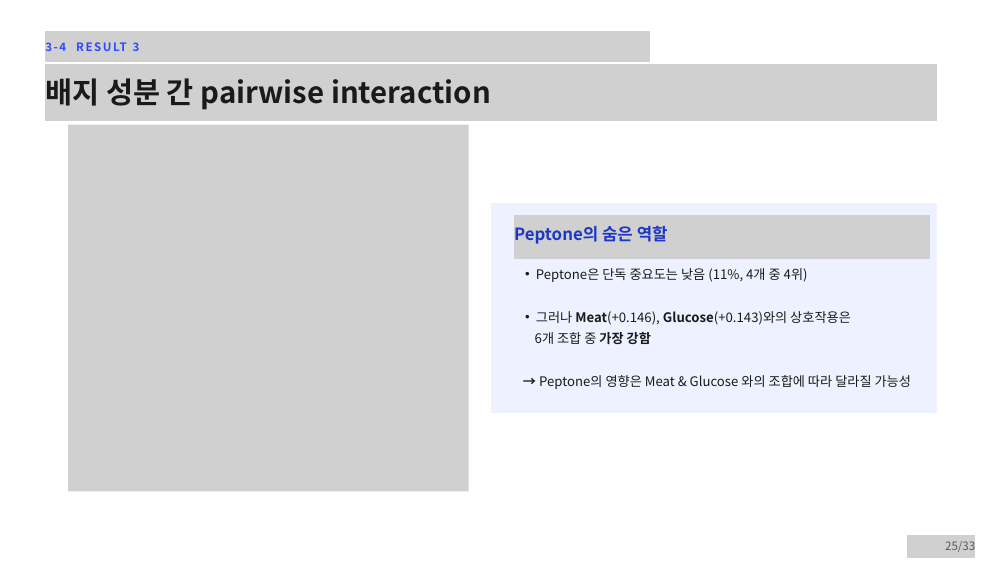
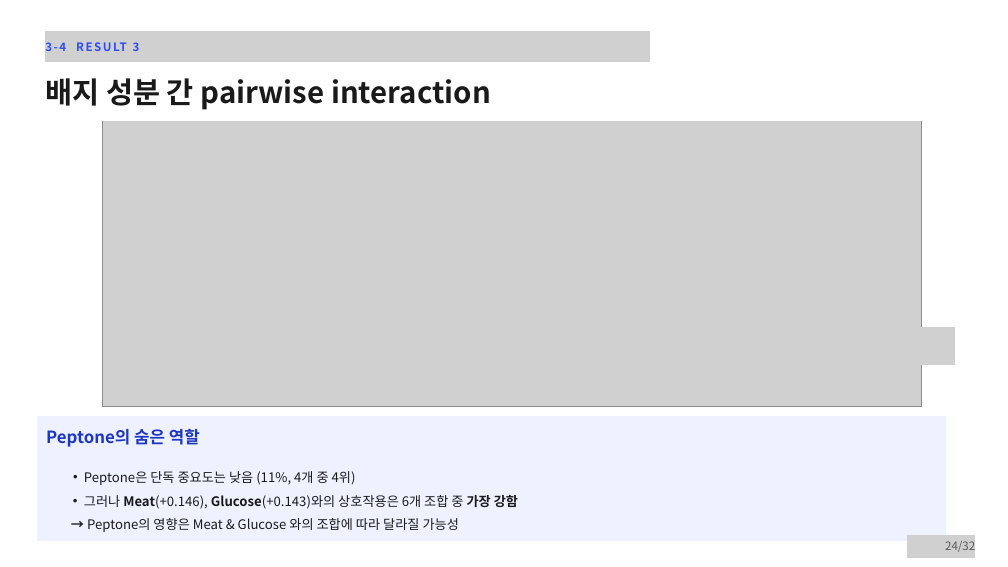
Before and after one commit to youngPath12/microbiom-team-1, a slide deck: slide 24 of 오믹스,마이크로바이옴_Team 1.pptx (slide 25 before the commit). Drawn at 1008x567 pixels with LibreOffice and Linux fonts; fonts in the diff are those of the drawing; grey boxes stand for pictures. Boxes give left, top, right and bottom in pixels: in the first picture for what was removed or moved away, otherwise in the second. Text is boxed around its words. In the diff, an @@ line names an element or a change of style, - is before the commit and + after.

```diff
--- a/오믹스,마이크로바이옴_Team 1.pptx
+++ b/오믹스,마이크로바이옴_Team 1.pptx
@@ rectangle "배지 성분 간 pairwise interaction": place and size @@
-rectangle "배지 성분 간 pairwise interaction" at <box>45,78,491,110</box>
+rectangle "배지 성분 간 pairwise interaction" at <box>45,64,937,121</box>
@@ rectangle "배지 성분 간 pairwise interaction" at <box>45,64,937,121</box>: fill none to #FFFFFF @@
@@ picture removed at <box>45,64,937,121</box> @@
@@ freeform shape added at <box>45,64,937,121</box>, fill #FFFFFF @@
@@ picture added at <box>102,75,922,406</box> @@
@@ picture removed at <box>68,125,469,492</box> @@
@@ picture removed at <box>514,215,930,253</box> @@
@@ picture: place and size @@
-picture at <box>514,222,930,260</box>
+picture at <box>539,327,955,365</box>
@@ freeform shape: place and size @@
-freeform shape at <box>491,203,937,413</box>
+freeform shape at <box>37,416,946,541</box>
@@ text "Peptone의 숨은 역할": place and size @@
-text "Peptone의 숨은 역할" at <box>514,226,668,244</box>
+text "Peptone의 숨은 역할" at <box>46,429,200,447</box>
@@ text "Peptone은 단독 중요도는 낮음 (11%, ...": place and size @@
-text "Peptone은 단독 중요도는 낮음 (11%, ..." at <box>535,268,911,389</box>
+text "Peptone은 단독 중요도는 낮음 (11%, ..." at <box>84,471,518,532</box>
@@ text at <box>84,471,459,532</box>: line spacing 30.4pt to 1.5 @@
@@ text at <box>84,495,518,509</box>: text changed @@
-  • 그러나 Meat(+0.146), Glucose(+0.143)와의 상호작용은
-6개 조합 중 가장 강함
+  • 그러나 Meat(+0.146), Glucose(+0.143)와의 상호작용은 6개 조합 중 가장 강함
@@ text at <box>945,541,975,552</box>: text changed @@
-25/33
+24/32
```
Also in this commit, not shown: 26 other slides changed, 1 slide removed.
